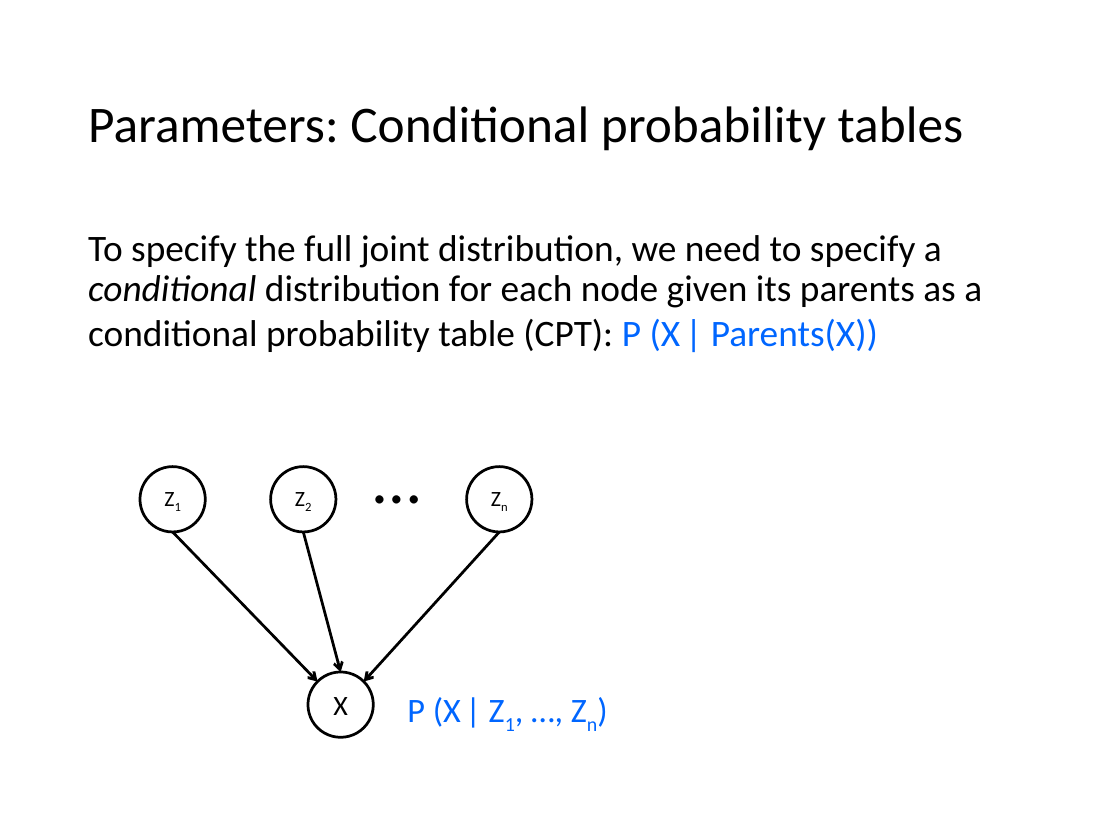
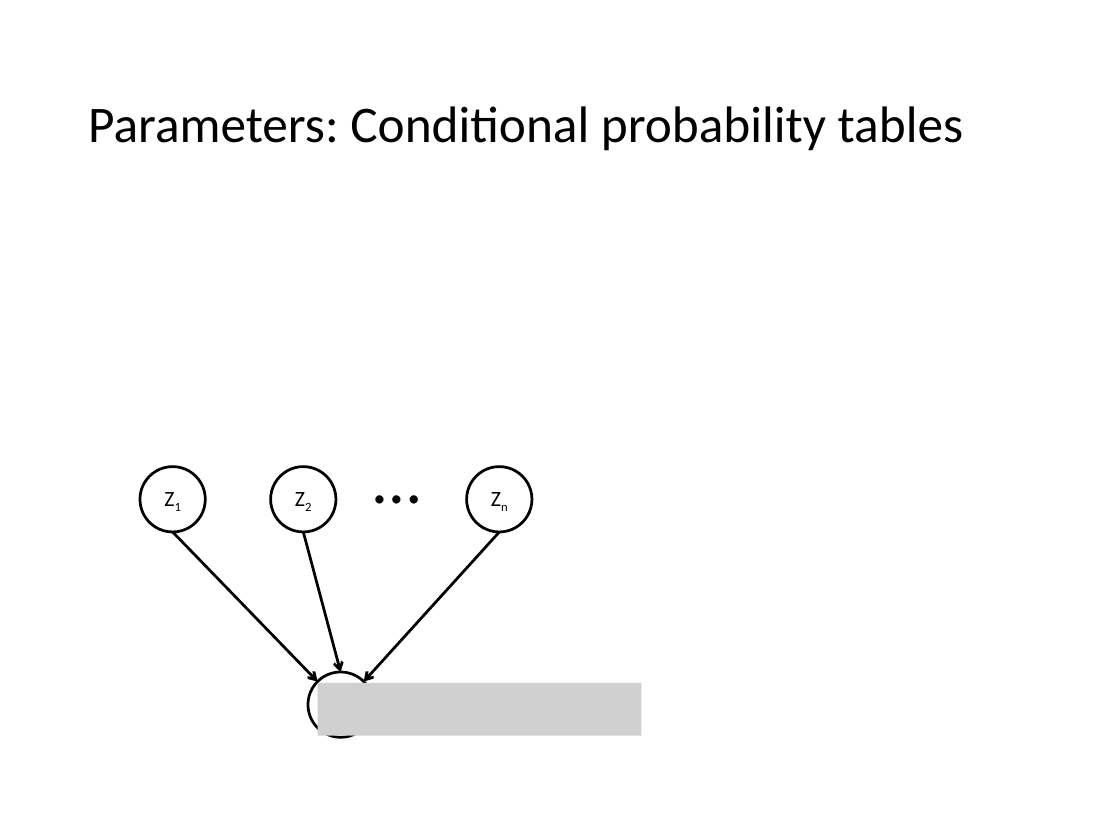
Before and after one commit to mhahsler/CS7320-AI, a slide deck: slide 11 of slides/13_bayes_nets.pptx (slide 9 before the commit). Drawn at 1120x840 pixels with LibreOffice and Linux fonts; fonts in the diff are those of the drawing; grey boxes stand for pictures. Boxes give left, top, right and bottom in pixels: in the first picture for what was removed or moved away, otherwise in the second. Text is boxed around its words. In the diff, an @@ line names an element or a change of style, - is before the commit and + after.

```diff
--- a/slides/13_bayes_nets.pptx
+++ b/slides/13_bayes_nets.pptx
@@ text removed at <box>88,235,982,352</box> @@
-To specify the full joint distribution, we need to specify a conditional distribution for each node given its parents as a conditional probability table (CPT): P (X | Parents(X))
@@ picture added at <box>318,683,642,736</box> @@
@@ text in ellipse at <box>333,697,348,715</box>: text removed @@
-X
@@ text removed at <box>407,697,461,727</box> @@
-  P (X | Z1, …, Zn)
```
Also in this commit, not shown: 16 other slides changed, 5 slides added, 2 slides removed, 3 other files.
